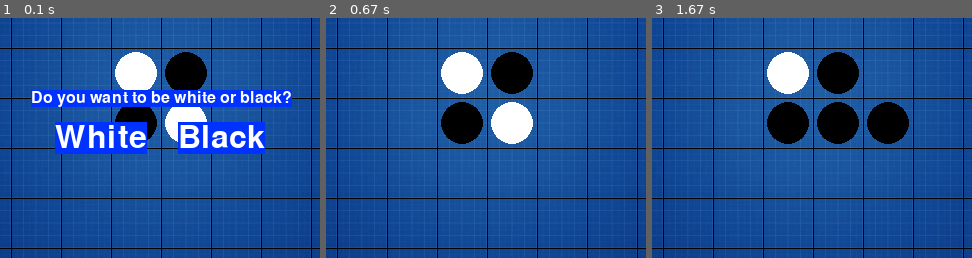
Above: before the commit, frames 1-3 (left to right).
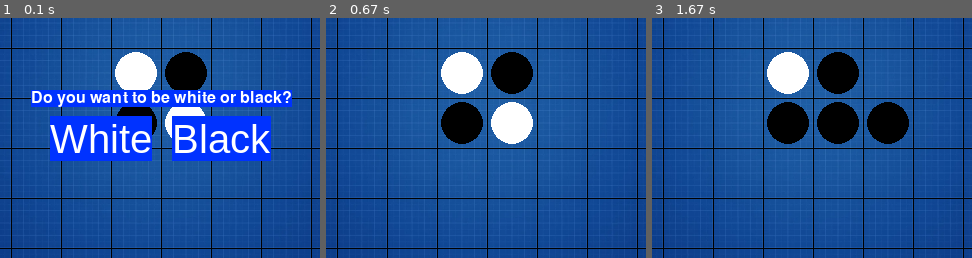
Above: after the commit, the same moments.

Repository: Ariyelito/Othello
Game: pygame game, started from main.py
Two runs of this game, one before a commit and one after it. Both use one fixed random seed, a clock stepped at 60 frames per second and the inputs below.
Inputs (mouse positions are % of the whole screen's width and height, from its top left):
- Up to frame 1 (0.1 s): no input
- Up to frame 2 (0.67 s): click "Black" at 0.38 s
- Up to frame 3 (1.67 s): click (60, 57) at 0.72 s
The pictures show only the part of the screen within x 25-75%, y 33-83%; the shares and areas given below are measured in that part.

The runs differ from the first frame. In frame 1, 7.9% of the frame differs, in the area x 15-85%, y 40-60%; in frame 2, nothing differs; in frame 3, nothing differs.

Commit message:
trying new font

Diff:
--- a/main.py
+++ b/main.py
@@ -35,7 +35,6 @@
 TEXTCOLOR = WHITE
 HINTCOLOR = BROWN
 
-
 def main():
     global MAINCLOCK, DISPLAYSURF, FONT, BIGFONT, BGIMAGE
 
@@ -44,7 +43,7 @@
     DISPLAYSURF = pygame.display.set_mode((WINDOWWIDTH, WINDOWHEIGHT))
     pygame.display.set_caption('Simple Orthello')
     FONT = pygame.font.Font('freesansbold.ttf', 16)
-    BIGFONT = pygame.font.Font('freesansbold.ttf', 32)
+    BIGFONT = pygame.font.Font('Arial', 40)
 
     # Set up the background image.
     boardImage = pygame.image.load('board.png')
--- a/main2.py
+++ b/main2.py
@@ -25,9 +25,9 @@
     pygame.init()
     HORLOGE = pygame.time.Clock()
     BACKGROUND = pygame.image.load('background.png')
-    FONT = pygame.font.Font('freesansbold.ttf', 16)
-    Font2 = pygame.font.Font('freesansbold.ttf', 32)
-
+    FONT = pygame.font.SysFont('Arial', 26)
+    Font2 = pygame.font.SysFont('Arial', 40)
+    # Font2 = pygame.font.SysFont('Arial', 40)
     grilleImage = pygame.image.load('board.png')
     grilleImage = pygame.transform.smoothscale(grilleImage, (8 * 50, 8 * 50))
 
